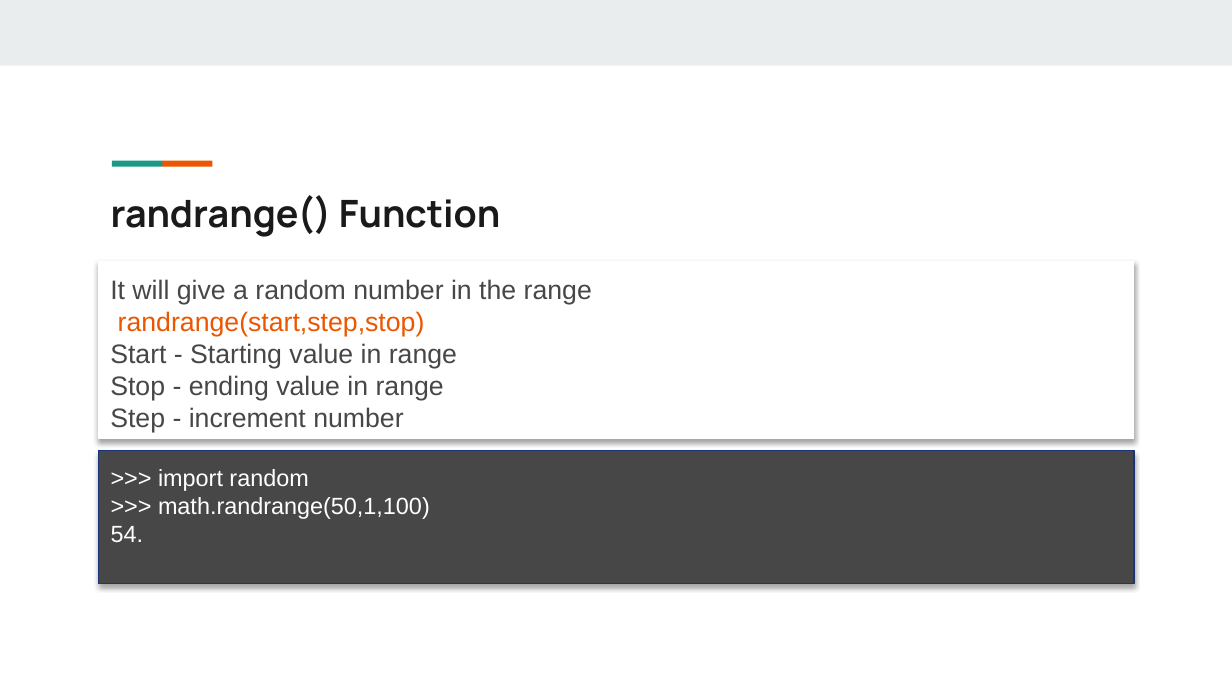
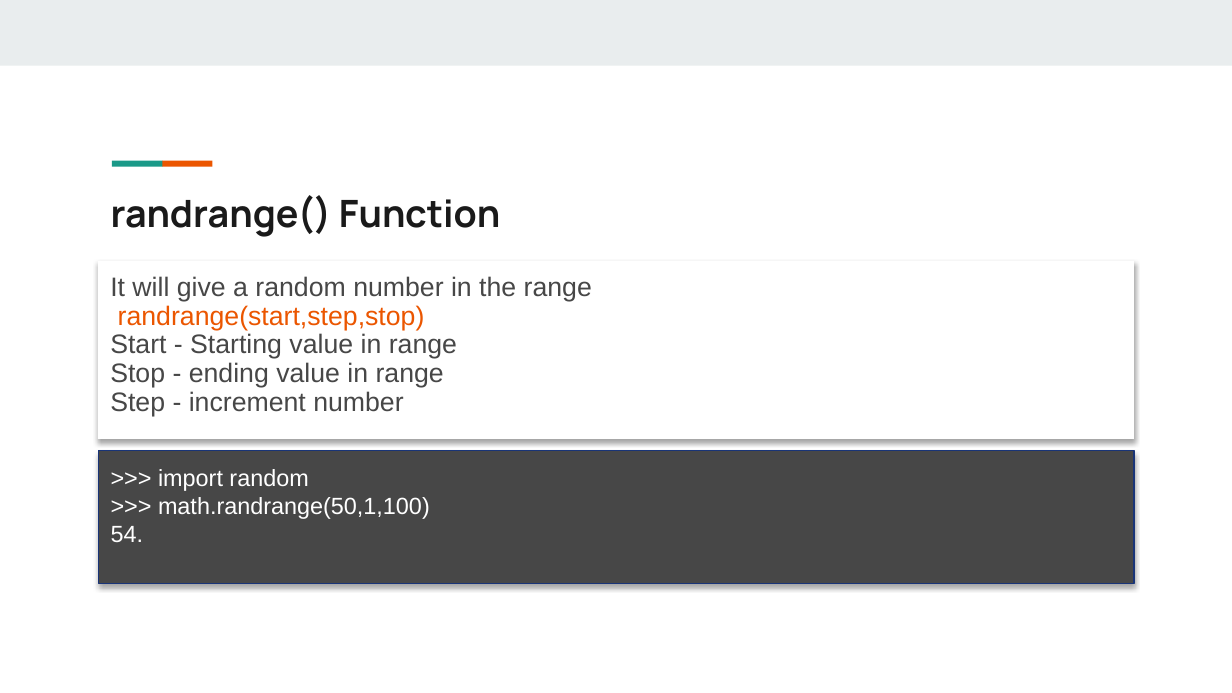
Before and after one commit to giridhersadineni/pythonsrec, a slide deck: slide 12 of 04.Numbers/3. Numbers .pptx. Drawn at 1232x693 pixels with LibreOffice and Linux fonts; fonts in the diff are those of the drawing. Boxes give left, top, right and bottom in pixels: in the first picture for what was removed or moved away, otherwise in the second. Text is boxed around its words. In the diff, an @@ line names an element or a change of style, - is before the commit and + after.

```diff
--- a/04.Numbers/3. Numbers .pptx
+++ b/04.Numbers/3. Numbers .pptx
@@ rectangle "It will give a random ..." at box(99, 261, 1135, 440): line spacing 1 to 0.9 @@
```
Also in this commit, not shown: 2 other slides changed, 3 other files.
